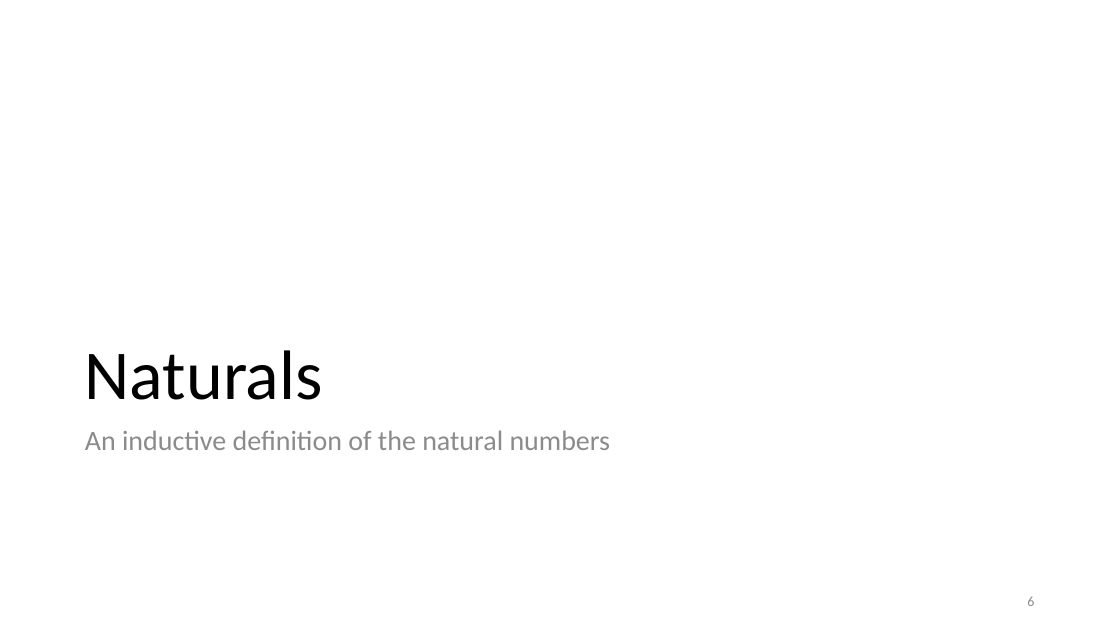
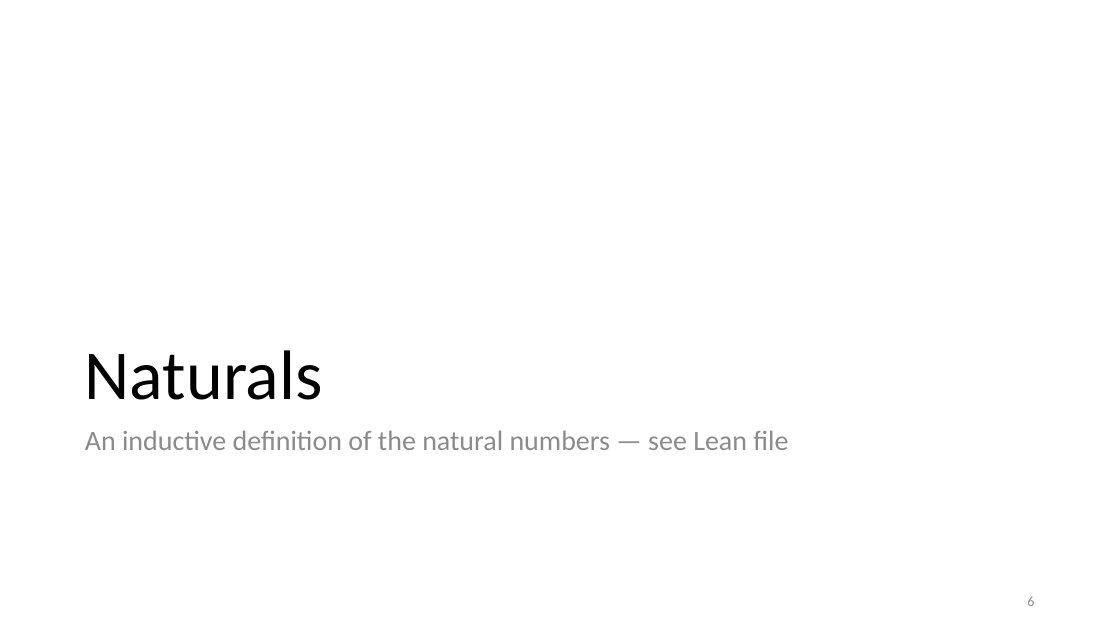
Before and after one commit to tcmch/cs-dm-lean, a slide deck: slide 6 of src/14.Inductive_Definitions/Recursion.pptx. Drawn at 1120x630 pixels with LibreOffice and Linux fonts; fonts in the diff are those of the drawing. Boxes give left, top, right and bottom in pixels: in the first picture for what was removed or moved away, otherwise in the second. Text is boxed around its words. In the diff, an @@ line names an element or a change of style, - is before the commit and + after.

```diff
--- a/src/14.Inductive_Definitions/Recursion.pptx
+++ b/src/14.Inductive_Definitions/Recursion.pptx
@@ text at [85,430,788,450]: text changed @@
-An inductive definition of the natural numbers
+An inductive definition of the natural numbers — see Lean file
```
Also in this commit, not shown: 2 other slides changed, 9 slides added.
